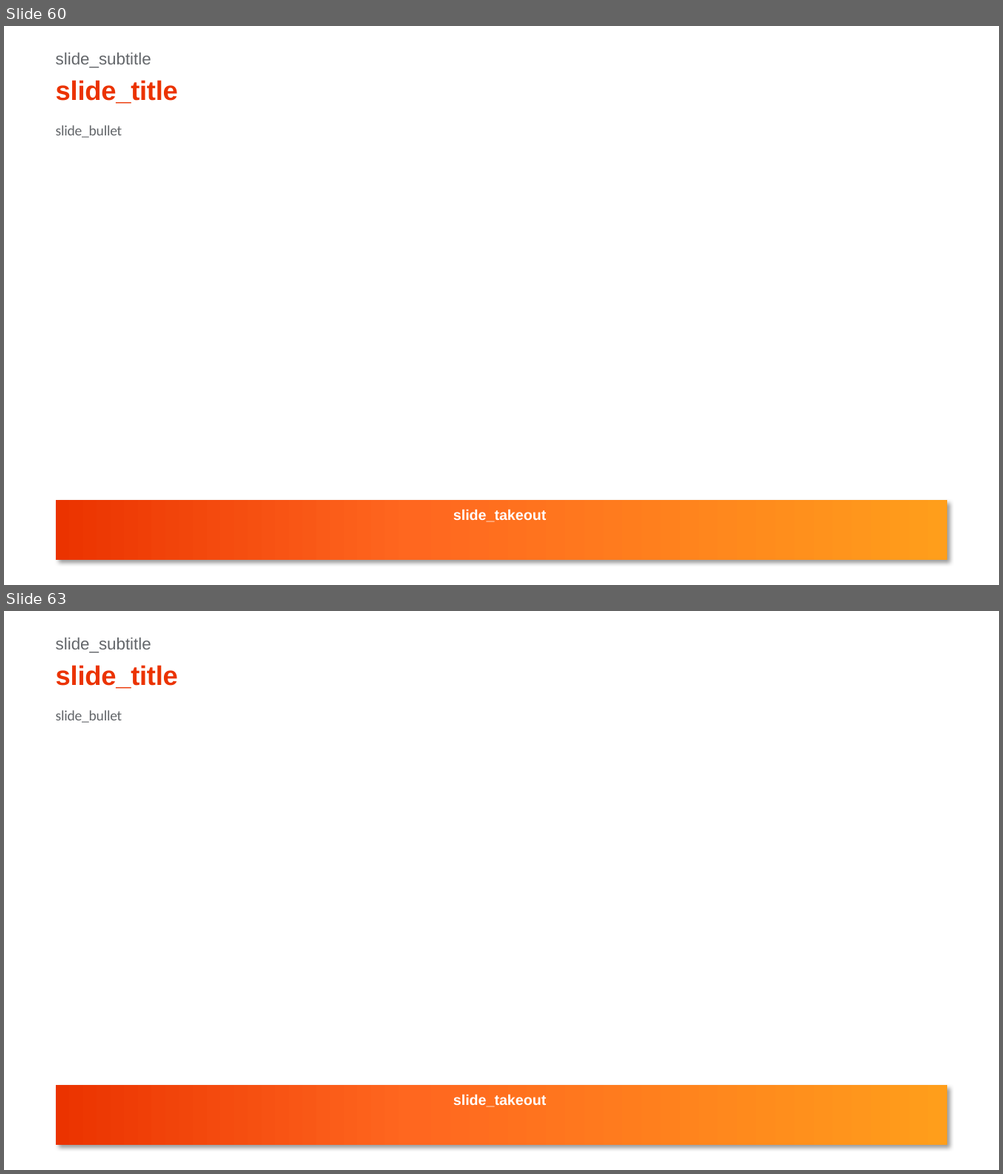
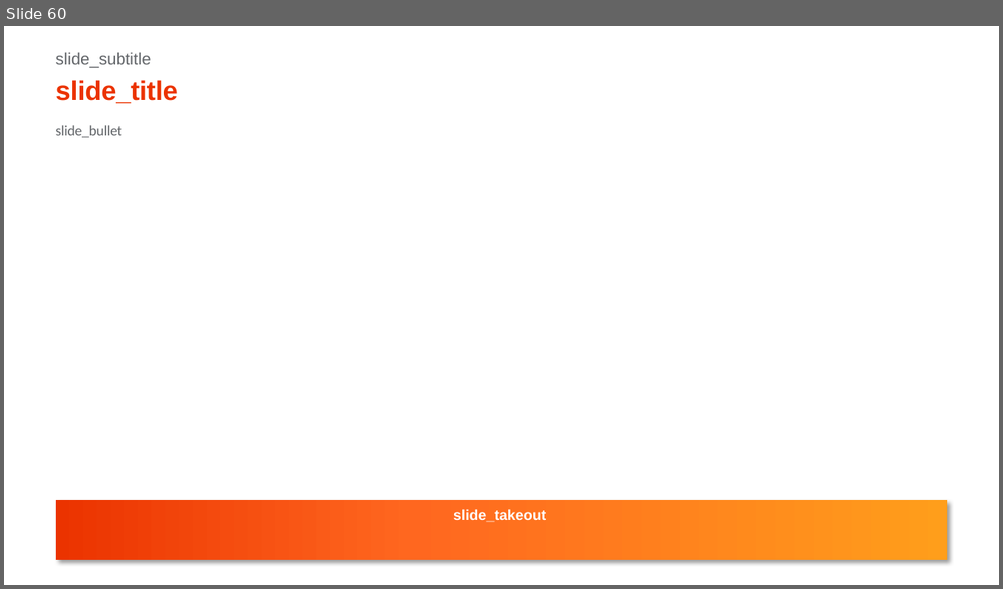
Before and after one commit to xpistos90210/templates, a slide deck: CONAN_content.pptx. Shown one above the other, each under a label of ours: slides 60 and 63 before the commit, slide 60 after it; the slides between them are not shown. The pictures are 1003x1174 and 1003x589 pixels, drawn with LibreOffice and Linux fonts; fonts in the diff are those of the drawing. Boxes give left, top, right and bottom in pixels: in the first picture for what was removed or moved away, otherwise in the second. Text is boxed around its words. In the diff, an @@ line names an element or a change of style, - is before the commit and + after.

```diff
--- a/CONAN_content.pptx
+++ b/CONAN_content.pptx
@@ slide 63 removed at (4, 611, 999, 1170), background #FFFFFF @@
@@ text removed at (56, 638, 151, 653) @@
-slide_subtitle
@@ title removed at (56, 665, 178, 689) @@
-slide_title
@@ text removed at (56, 710, 122, 723) @@
-slide_bullet
@@ rectangle removed at (56, 1085, 947, 1145) @@
@@ text removed at (453, 1094, 546, 1108) @@
-slide_takeout
```
Also in this commit, not shown: 39 other slides removed, 1 other file.
